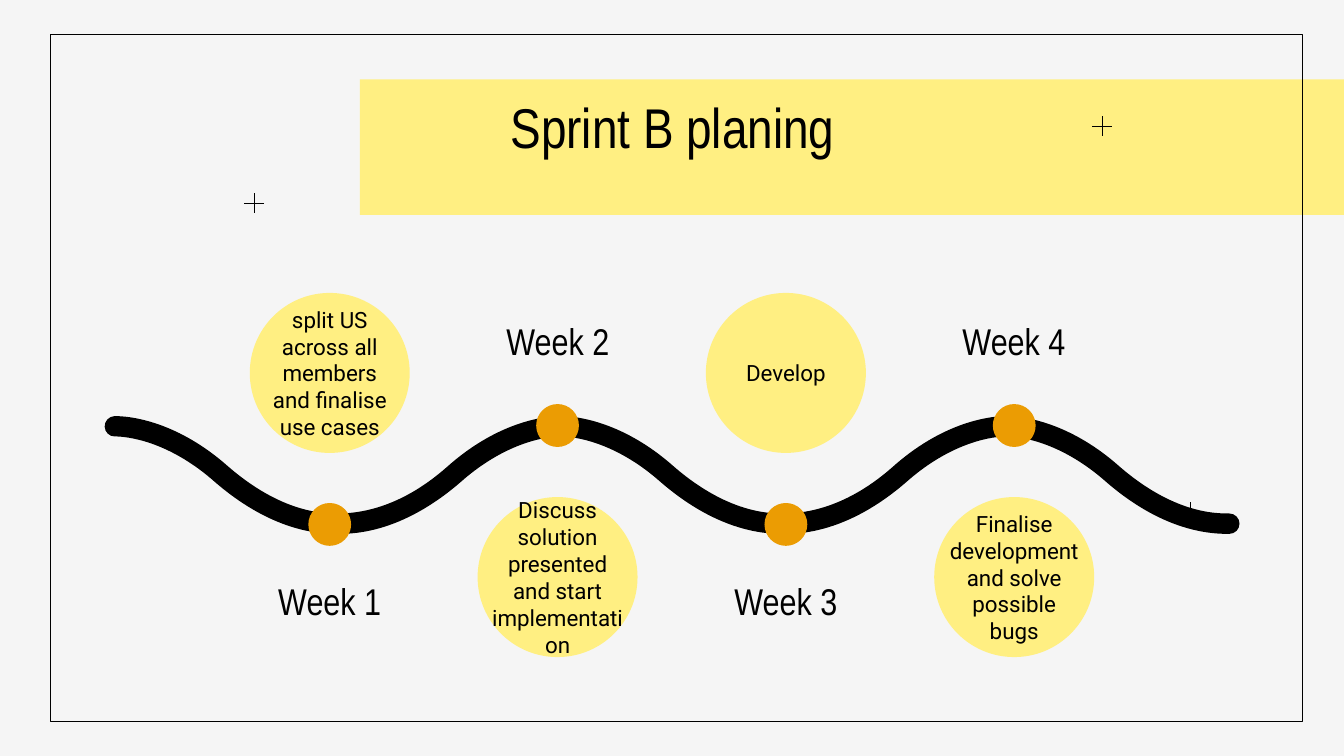
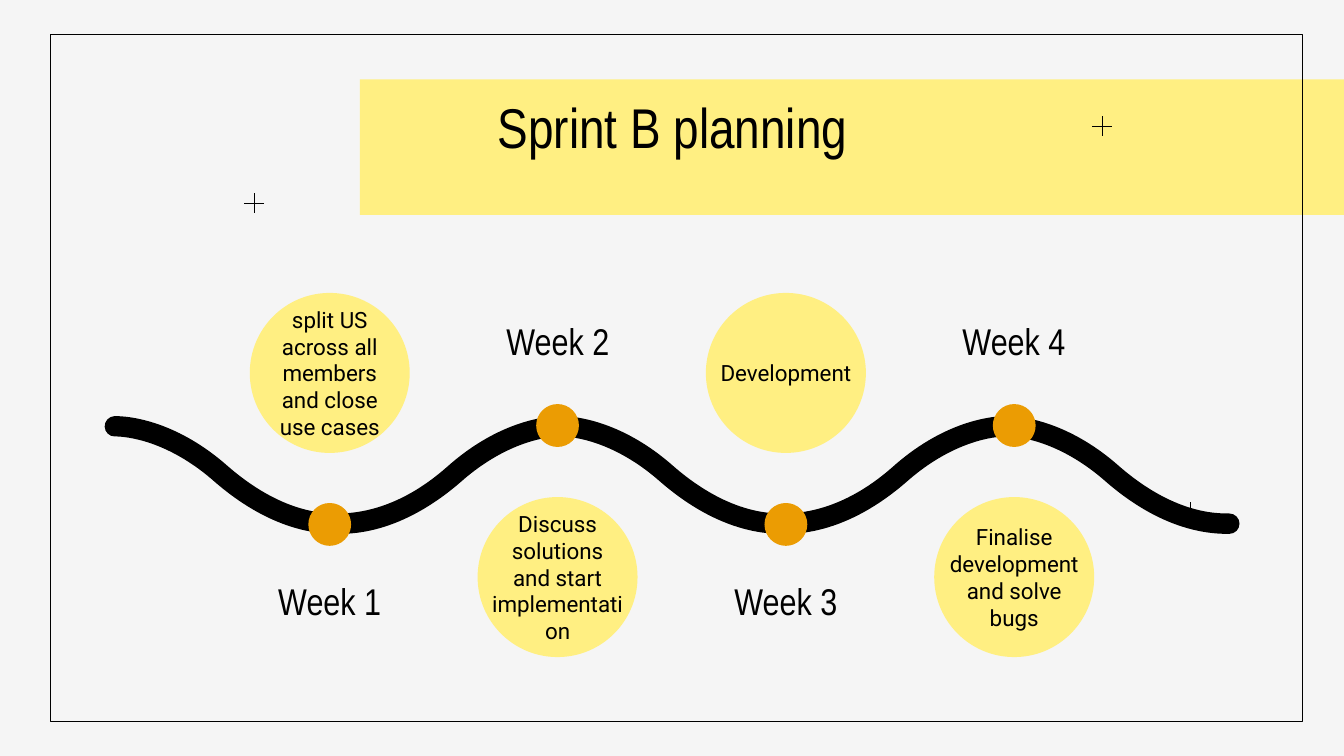
Before and after one commit to mascenso/isep-sem4-lapr4, a slide deck: slide 7 of docs/SPRINT A presentation/Sprint A.pptx. Drawn at 1344x756 pixels with LibreOffice and Linux fonts; fonts in the diff are those of the drawing. Boxes give left, top, right and bottom in pixels: in the first picture for what was removed or moved away, otherwise in the second. Text is boxed around its words. In the diff, an @@ line names an element or a change of style, - is before the commit and + after.

Commit message:
[Sprint 1][Generic] - Description for the Sprint A presentation

```diff
--- a/docs/SPRINT A presentation/Sprint A.pptx
+++ b/docs/SPRINT A presentation/Sprint A.pptx
@@ title at (498,107,848,158): text changed @@
-Sprint B planing
+Sprint B planning
@@ text in freeform shape at (280,311,380,441): text changed @@
-split US across all members and finalise use cases
+split US across all members and close use cases
@@ text in freeform shape at (721,364,852,386): text changed @@
-Develop
+Development
@@ text in freeform shape at (512,516,603,587): text changed @@
-Discuss solution presented and start implementation
+Discuss solutions and start implementation
@@ text in freeform shape at (950,528,1079,631): text changed @@
-Finalise development and solve possible bugs
+Finalise development and solve bugs
```
Also in this commit, not shown: 4 other slides changed.
